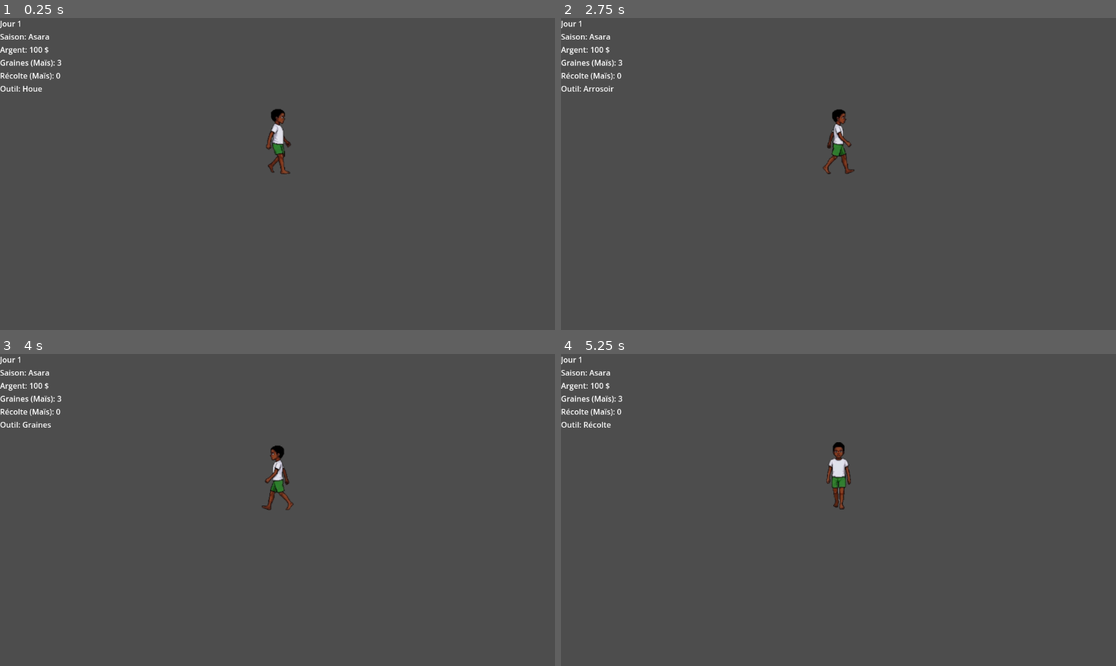
Above: before the commit, frames 1-4 (two rows, left to right).
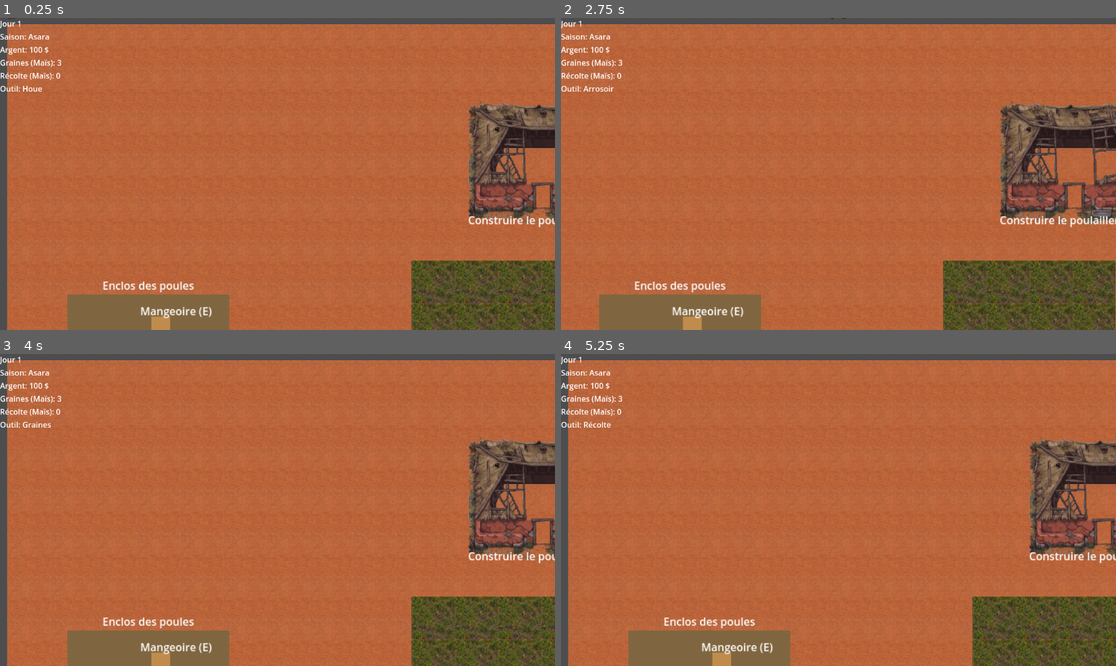
Above: after the commit, the same moments.

Repository: johnatan1999/fiainana-kely
Game: Godot game, scene res://world/world.tscn
The game is run twice, just before and just after one commit, with the same random seed, the same clock (stepped at 60 frames per second) and the same inputs.
Inputs (mouse positions are in pixels of both pictures, inside the frame that each line leads up to):
- Up to frame 1 (0.25 s): no input
- Up to frame 2 (2.75 s): tap Enter at 0.5 s; move the mouse to (960, 158) at 0.52 s; hold D (move_right) 0.53-1.28 s; hold Tab (cycle_tool) 0.53-1.28 s; move the mouse to (727, 189) at 1.27 s; hold S (move_down) 1.28-2.03 s; tap E (interact) at 1.35 s; move the mouse to (894, 105) at 2.02 s; hold D (move_right) from 2.03 s (still down); hold Shift (sprint) from 2.03 s (still down)
- Up to frame 3 (4 s): move the mouse to (249, 572) at 2.77 s; release D (move_right) at 2.78 s; release Shift (sprint) at 2.78 s; hold W (move_up) 2.78-3.53 s; tap 1 at 2.85 s; move the mouse to (444, 556) at 3.52 s; hold A (move_left) from 3.53 s (still down); tap 2 at 3.6 s
- Up to frame 4 (5.25 s): move the mouse to (672, 463) at 4.27 s; tap 3 at 4.35 s; move the mouse to (866, 510) at 5.02 s; release A (move_left) at 5.03 s; hold S (move_down) from 5.03 s (still down); tap 4 at 5.1 s

The runs differ from the first frame. In frame 1, 95% of the frame differs, in the area x 1-100%, y 0-100%; in frame 2, 96%, in the area x 0-100%, y 0-100%; in frame 3, 95%; in frame 4, 95%.
Error before the commit: Cannot call method 'instantiate' on a null value. (res://systems/world_manager/world_manager.gd:51)

Commit message:
implement transition door

Diff:
--- /dev/null
+++ b/components/door/entrance_door.tscn
@@ -0,0 +1,8 @@
+[gd_scene load_steps=2 format=3 uid="uid://c8xvpcf2luvjl"]
+
+[ext_resource type="Script" path="res://components/zone_transition.gd" id="1_k2o42"]
+
+[node name="EntranceDoor" type="Area2D"]
+script = ExtResource("1_k2o42")
+
+[node name="CollisionShape2D" type="CollisionShape2D" parent="."]
--- a/components/exit_door/exit_door.gd
+++ /dev/null
@@ -1,23 +0,0 @@
-extends Area2D
-class_name ExitDoor
-
-## La scène destination vers laquelle changer (ex: res://scenes/FarmExterior.tscn)
-@export_file("*.tscn") var target_scene: String
-
-## Optionnel: L'identifiant du point de réapparition (ex: "FromCoop", "MainEntrance")
-@export var target_spawn_id: String = ""
-
-func _ready() -> void:
-	# Connecter automatiquement le signal body_entered
-	body_entered.connect(_on_body_entered)
-
-func _on_body_entered(body: Node2D) -> void:
-	# Vérifier si c'est bien le joueur
-	if body.is_in_group("player"):
-		_change_scene()
-
-func _change_scene() -> void:
-	if target_scene.is_empty():
-		push_warning("ExitDoor: Aucune 'target_scene' spécifiée dans l'inspecteur !")
-		return
-	get_tree().change_scene_to_file(target_scene)
--- a/structures/chicken_coop/chicken_coop.tscn
+++ b/structures/chicken_coop/chicken_coop.tscn
@@ -1,7 +1,8 @@
-[gd_scene load_steps=6 format=3 uid="uid://41pmy102xlbk"]
+[gd_scene load_steps=8 format=3 uid="uid://41pmy102xlbk"]
 
 [ext_resource type="Script" path="res://structures/chicken_coop/chicken_coop.gd" id="1_k5eme"]
 [ext_resource type="Texture2D" uid="uid://kkk5vjbjryep" path="res://assets/tileset/exterior.png" id="2_881k2"]
+[ext_resource type="PackedScene" uid="uid://c8xvpcf2luvjl" path="res://components/door/entrance_door.tscn" id="3_5r2ur"]
 
 [sub_resource type="AtlasTexture" id="AtlasTexture_jrj01"]
 atlas = ExtResource("2_881k2")
@@ -14,13 +15,12 @@
 [sub_resource type="RectangleShape2D" id="RectangleShape2D_j6mld"]
 size = Vector2(280, 180)
 
+[sub_resource type="RectangleShape2D" id="RectangleShape2D_b84fs"]
+size = Vector2(20, 34)
+
 [node name="ChickenCoop" type="Node2D"]
 y_sort_enabled = true
 script = ExtResource("1_k5eme")
-
-[node name="Label" type="Label" parent="."]
-offset_right = 40.0
-offset_bottom = 23.0
 
 [node name="WallSprite" type="Sprite2D" parent="."]
 texture = SubResource("AtlasTexture_jrj01")
@@ -44,3 +44,17 @@
 [node name="CollisionPolygon2D" type="CollisionPolygon2D" parent="StaticBody2D"]
 position = Vector2(18, -29)
 polygon = PackedVector2Array(16, 21, 78, 22, 78, -12, 107, -12, 106, 22, 119, 24, 120, 31, 149, 31, 149, 23, 196, 24, 195, -74, -11, -73, -11, 21)
+
+[node name="EntranceDoor" parent="." instance=ExtResource("3_5r2ur")]
+position = Vector2(108, -7)
+target_zone = 2
+
+[node name="CollisionShape2D" parent="EntranceDoor" index="0"]
+position = Vector2(3, -16)
+shape = SubResource("RectangleShape2D_b84fs")
+
+[node name="Label" type="Label" parent="."]
+offset_right = 40.0
+offset_bottom = 23.0
+
+[editable path="EntranceDoor"]
--- a/structures/houses/House.tscn
+++ b/structures/houses/House.tscn
@@ -28,7 +28,7 @@
 
 [node name="EnterHouse" type="Area2D" parent="."]
 script = ExtResource("5_7txgv")
-target_zone = "house"
+target_zone = 1
 target_spawn = "HouseSpawnEntry"
 
 [node name="CollisionShape2D" type="CollisionShape2D" parent="EnterHouse"]
--- a/systems/world_manager/world_manager.gd
+++ b/systems/world_manager/world_manager.gd
@@ -6,7 +6,7 @@
 
 const ZONE_PATHS := {
 	Zone.ID.PLAYER_HOUSE: "res://world/areas/interior/player_interior_house.tscn",
-	Zone.ID.VILLAGE: "res://world/areas/exterior/exterior.tscn",
+	Zone.ID.VILLAGE: "res://world/areas/exterior/player_village.tscn",
 	Zone.ID.CHICKEN_COOP: "res://world/areas/interior/farm/chicken_coop_interior.tscn",
 }
 
@@ -62,7 +62,7 @@
 	# Cas B : Convention automatique "SpawnFrom_VILLAGE"
 	if spawn == null:
 		var expected_spawn = "SpawnFrom_"+Zone.ID.keys()[previous_zone_id]
-		spawn = zone.get_node_or_null(expected_spawn)
+		spawn = _find_spawn(zone, expected_spawn)
 
 	# Cas C : Fallback de sécurité
 	if spawn == null:
--- a/world/areas/exterior/player_village.tscn
+++ b/world/areas/exterior/player_village.tscn
@@ -30,6 +30,14 @@
 camera_zoom = 1.4
 bgm = 1
 
+[node name="Spawns" type="Node2D" parent="."]
+
+[node name="SpawnFrom_PLAYER_HOUSE" type="Marker2D" parent="Spawns"]
+position = Vector2(1107, 315)
+
+[node name="SpawnFrom_CHICKEN_COOP" type="Marker2D" parent="Spawns"]
+position = Vector2(791.776, 297.383)
+
 [node name="GroundLayer" type="TileMapLayer" parent="."]
 z_index = -10
 y_sort_enabled = true
@@ -39,11 +47,7 @@
 script = ExtResource("3_cjp5c")
 grid_width = 25
 
-[node name="SpawnFromHouse" type="Marker2D" parent="."]
-position = Vector2(721, 329)
-
 [node name="FarmView" parent="." instance=ExtResource("4_w2nlg")]
-visible = false
 position = Vector2(600, 350)
 
 [node name="Wall" type="Node" parent="."]
@@ -182,7 +186,7 @@
 zone_id = "zone_east"
 
 [node name="FarmZoneSign_zone_south" parent="." instance=ExtResource("12_armmf")]
-position = Vector2(642, 1319)
+position = Vector2(984, 1352)
 zone_id = "zone_south"
 
 [node name="Shop" parent="." instance=ExtResource("13_okjkt")]
--- a/world/areas/interior/farm/chicken_coop_interior.tscn
+++ b/world/areas/interior/farm/chicken_coop_interior.tscn
@@ -1,9 +1,8 @@
-[gd_scene load_steps=7 format=3 uid="uid://dq8hgec32i74o"]
+[gd_scene load_steps=6 format=3 uid="uid://dq8hgec32i74o"]
 
 [ext_resource type="Texture2D" uid="uid://wpq6cib7ujm" path="res://assets/tileset/farm-interior01.png" id="1_dcsrc"]
 [ext_resource type="Script" path="res://world/zone_root.gd" id="1_gayrm"]
-[ext_resource type="PackedScene" uid="uid://dj08ehqk2868w" path="res://components/exit_door/exit_door.tscn" id="2_3n2be"]
-[ext_resource type="PackedScene" uid="uid://bf1stuuqjofir" path="res://entities/player/player.tscn" id="4_n6nwk"]
+[ext_resource type="PackedScene" uid="uid://dj08ehqk2868w" path="res://components/door/exit_door.tscn" id="2_3n2be"]
 
 [sub_resource type="AtlasTexture" id="AtlasTexture_465yl"]
 atlas = ExtResource("1_dcsrc")
@@ -23,15 +22,16 @@
 [node name="CollisionPolygon2D" type="CollisionPolygon2D" parent="Walls"]
 polygon = PackedVector2Array(-50, 147, -51, 88, -132, 88, -136, -29, -151, -41, -150, -62, -134, -61, -113, -61, 11, -5 …(219 unchanged characters)…
 
-[node name="SpawnPoint" type="Marker2D" parent="."]
-
 [node name="ExitDoor" parent="." instance=ExtResource("2_3n2be")]
 position = Vector2(0, 138)
 
 [node name="CollisionShape2D" parent="ExitDoor" index="0"]
 shape = SubResource("RectangleShape2D_ekeyn")
 
-[node name="Player" parent="." instance=ExtResource("4_n6nwk")]
-position = Vector2(-53, 38)
+[node name="Spawns" type="Node2D" parent="."]
+position = Vector2(1, 88)
+
+[node name="SpawnFrom_VILLAGE" type="Marker2D" parent="Spawns"]
+position = Vector2(-1, 16)
 
 [editable path="ExitDoor"]
Renamed: components/exit_door/exit_door.tscn -> components/door/exit_door.tscn
